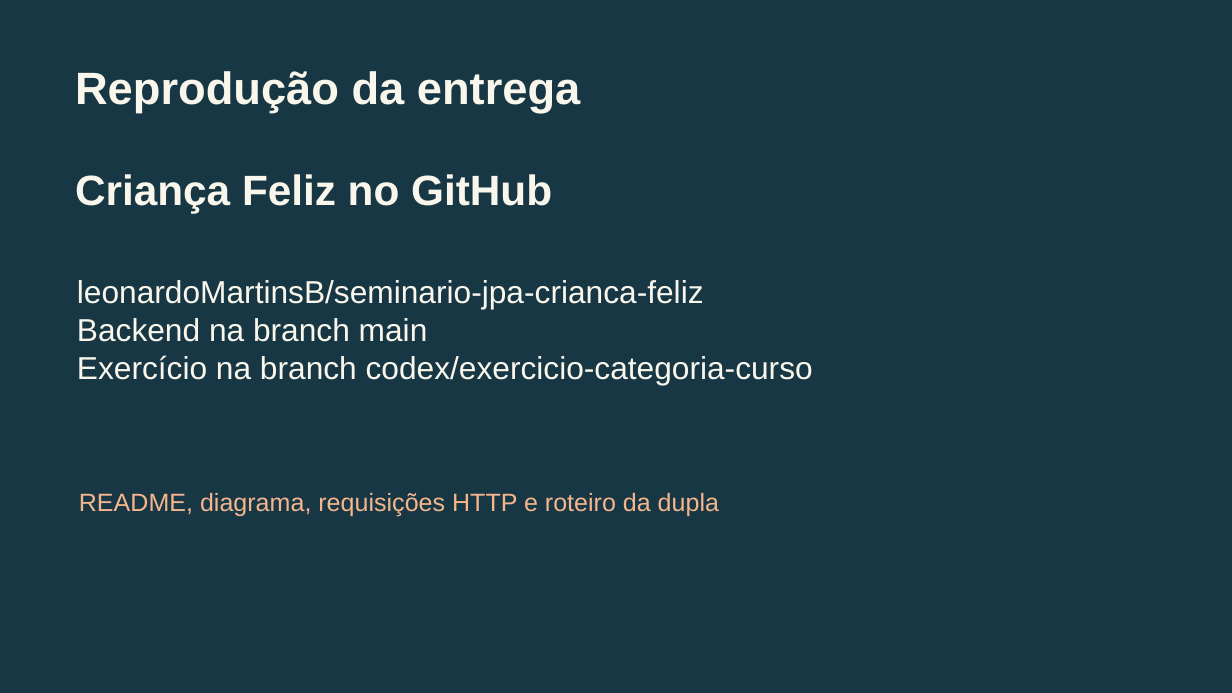
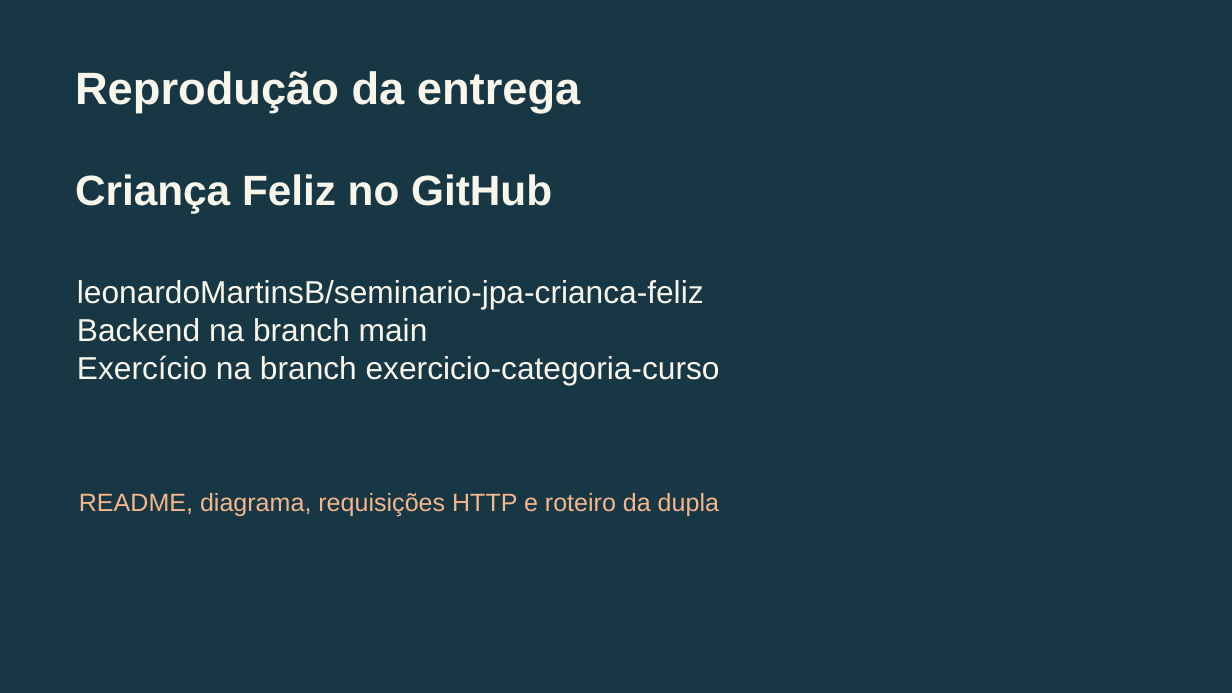
Before and after one commit to leonardoMartinsB/seminario-jpa-crianca-feliz, a slide deck: slide 15 of apresentacao/Seminario_JPA_Crianca_Feliz.pptx. Drawn at 1232x693 pixels with LibreOffice and Linux fonts; fonts in the diff are those of the drawing. Boxes give left, top, right and bottom in pixels: in the first picture for what was removed or moved away, otherwise in the second. Text is boxed around its words. In the diff, an @@ line names an element or a change of style, - is before the commit and + after.

Commit message:
docs: atualiza referência da branch do exercício

```diff
--- a/apresentacao/Seminario_JPA_Crianca_Feliz.pptx
+++ b/apresentacao/Seminario_JPA_Crianca_Feliz.pptx
@@ text at <box>77,355,720,385</box>: text changed @@
-Exercício na branch codex/exercicio-categoria-curso
+Exercício na branch exercicio-categoria-curso
```
Also in this commit, not shown: 1 other file.
